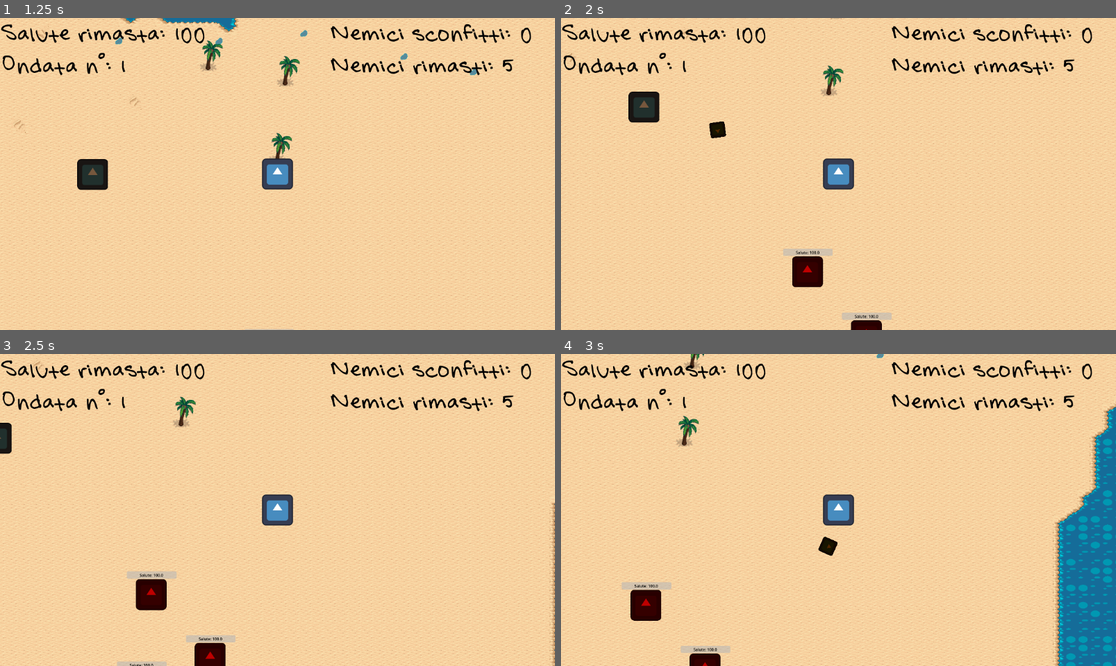
Above: before the commit, frames 1-4 (two rows, left to right).
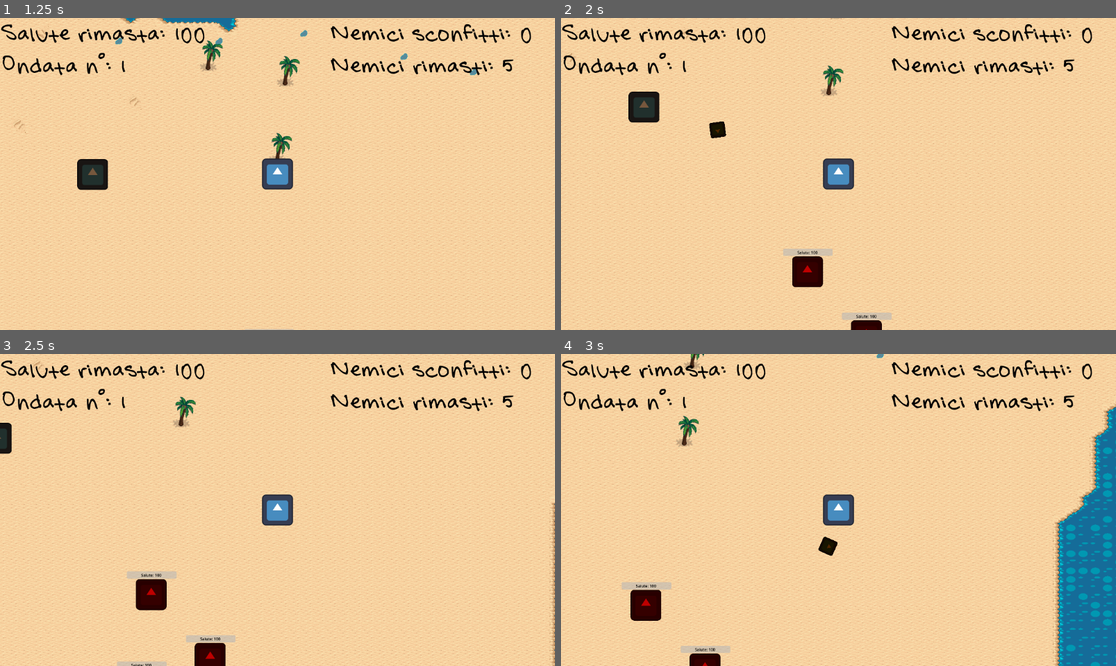
Above: after the commit, the same moments.

Repository: xMarcoMax/BeatchSlash
Game: Godot game, scene res://Scenes/level.tscn
Two runs of this game, one before a commit and one after it. Both use one fixed random seed, a clock stepped at 60 frames per second and the inputs below. The engine's default icon, where the game draws it, is replaced by a stand-in: a white triangle on a blue panel in a dark square.
Inputs (mouse positions are in pixels of both pictures, inside the frame that each line leads up to):
- Up to frame 1 (1.25 s): tap Enter at 0.5 s; move the mouse to (399, 158) at 0.52 s; hold Right (ui_right) from 0.53 s (still down); hold Space (run) from 0.53 s (still down)
- Up to frame 2 (2 s): move the mouse to (727, 189) at 1.27 s; release Right (ui_right) at 1.28 s; release Space (run) at 1.28 s; hold Down (ui_down) from 1.28 s (still down); right-click (727, 189) at 1.35 s
- Up to frame 3 (2.5 s): move the mouse to (333, 441) at 2.02 s; release Down (ui_down) at 2.03 s; hold Right (ui_right) from 2.03 s (still down); hold Space (run) from 2.03 s (still down)
- Up to frame 4 (3 s): move the mouse to (810, 572) at 2.77 s; release Right (ui_right) at 2.78 s; release Space (run) at 2.78 s; hold Up (ui_up) from 2.78 s (still down); right-click (810, 572) at 2.85 s

Frame 1 is identical in both runs. In frame 2, less than 0.1% of the frame differs, in the area x 42-58%, y 74-97%; in frame 3, less than 0.1%; in frame 4, 1.1%, in the area x 13-100%, y 19-100%.

Commit message:
Bozza timer di attesa tra un'ondata e l'altra

Diff:
--- a/Characters/enemy.tscn
+++ b/Characters/enemy.tscn
@@ -31,7 +31,6 @@
 show_percentage = false
 
 [node name="HP" type="Label" parent="."]
-anchors_preset = -1
 offset_left = -24.0
 offset_top = -92.0
 offset_right = 25.0
--- a/Characters/player.tscn
+++ b/Characters/player.tscn
@@ -26,11 +26,11 @@
 
 [sub_resource type="AnimationLibrary" id="AnimationLibrary_n8f0p"]
 _data = {
-"RESET": SubResource("Animation_i6o8t"),
-"attack_down": SubResource("Animation_gi8aj"),
-"attack_left": SubResource("Animation_hp3pg"),
-"attack_right": SubResource("Animation_gya7r"),
-"attack_up": SubResource("Animation_rpry7")
+&"RESET": SubResource("Animation_i6o8t"),
+&"attack_down": SubResource("Animation_gi8aj"),
+&"attack_left": SubResource("Animation_hp3pg"),
+&"attack_right": SubResource("Animation_gya7r"),
+&"attack_up": SubResource("Animation_rpry7")
 }
 
 [node name="Player" type="CharacterBody2D" groups=["player"]]
@@ -49,5 +49,5 @@
 
 [node name="AnimationPlayer" type="AnimationPlayer" parent="."]
 libraries = {
-"": SubResource("AnimationLibrary_n8f0p")
+&"": SubResource("AnimationLibrary_n8f0p")
 }
--- a/Scenes/level.tscn
+++ b/Scenes/level.tscn
@@ -1,15 +1,16 @@
-[gd_scene load_steps=19 format=4 uid="uid://bl61hfkyhdt23"]
+[gd_scene load_steps=20 format=4 uid="uid://bl61hfkyhdt23"]
 
 [ext_resource type="PackedScene" uid="uid://bwccdi1diecof" path="res://Characters/player.tscn" id="1_6bqah"]
-[ext_resource type="Script" path="res://Scripts/level.gd" id="1_nesj5"]
-[ext_resource type="Script" path="res://Scripts/enemy_spawn.gd" id="2_28emp"]
+[ext_resource type="Script" uid="uid://dsoesl8lamd66" path="res://Scripts/level.gd" id="1_nesj5"]
+[ext_resource type="Script" uid="uid://dd6cvvdyvi5si" path="res://Scripts/enemy_spawn.gd" id="2_28emp"]
 [ext_resource type="PackedScene" uid="uid://cgy5p47lpk3mu" path="res://Objects/hud.tscn" id="2_c5jan"]
-[ext_resource type="Script" path="res://Scripts/player.gd" id="2_oi1h6"]
+[ext_resource type="Script" uid="uid://bfmp7d82hfq72" path="res://Scripts/player.gd" id="2_oi1h6"]
 [ext_resource type="Texture2D" uid="uid://b7o6kaeiy5qfc" path="res://Assets/Tiles/sand.png" id="2_rfw8i"]
 [ext_resource type="PackedScene" uid="uid://b0kya84v0rrp1" path="res://Objects/projectiles.tscn" id="3_3qltc"]
+[ext_resource type="FontFile" uid="uid://ca1jm1oqv16by" path="res://Assets/Fonts/Summer.ttf" id="3_qxfql"]
 [ext_resource type="Texture2D" uid="uid://dv3ukkfsjy8a3" path="res://Assets/Tiles/beach-desert.png" id="3_x66pn"]
 [ext_resource type="PackedScene" uid="uid://rwfa2y1hi3hm" path="res://Characters/boyfriend.tscn" id="5_a1jco"]
-[ext_resource type="Script" path="res://Scripts/boyfriend.gd" id="6_gulnw"]
+[ext_resource type="Script" uid="uid://do0n1cb3kqcvw" path="res://Scripts/boyfriend.gd" id="6_gulnw"]
 
 [sub_resource type="RectangleShape2D" id="RectangleShape2D_7qgsd"]
 size = Vector2(641, 2077)
@@ -579,6 +580,24 @@
 
 [node name="HUD" parent="." instance=ExtResource("2_c5jan")]
 
+[node name="NextWave" type="Label" parent="HUD"]
+visible = false
+anchors_preset = -1
+anchor_left = 0.5
+anchor_top = 0.38
+anchor_right = 0.5
+anchor_bottom = 0.38
+offset_left = -209.5
+offset_top = -27.24
+offset_right = 209.5
+offset_bottom = 30.76
+grow_horizontal = 2
+grow_vertical = 2
+theme_override_colors/font_color = Color(0, 0, 0, 1)
+theme_override_fonts/font = ExtResource("3_qxfql")
+theme_override_font_sizes/font_size = 37
+text = "Prossima ondata tra"
+
 [node name="World" type="Node2D" parent="."]
 
 [node name="EnemySpawn" type="Area2D" parent="World"]
@@ -621,3 +640,9 @@
 [node name="Boyfriend" parent="." groups=["target"] instance=ExtResource("5_a1jco")]
 position = Vector2(804, -421)
 script = ExtResource("6_gulnw")
+
+[node name="NextWaveTimer" type="Timer" parent="."]
+wait_time = 5.0
+one_shot = true
+
+[connection signal="timeout" from="NextWaveTimer" to="." method="_on_next_wave_timer_timeout"]
--- a/Scripts/Formulas.gd
+++ b/Scripts/Formulas.gd
@@ -6,7 +6,7 @@
 	var wave = wave_real - 1
 	match type:
 		"enemies":
-			factor = 1.2
+			factor = 1.6
 			pass
 		"health":
 			factor = 1.1
@@ -14,5 +14,5 @@
 		"damage":
 			factor = 1.05
 			pass
-	var result = ceil(base * ( 1 + ( ( float(wave) /(cap+wave) ) )*factor ) )
+	var result = ceili(base * ( 1 + ( ( float(wave) /(cap+wave) ) )*factor ) )
 	return result
--- a/Scripts/enemy.gd
+++ b/Scripts/enemy.gd
@@ -1,20 +1,23 @@
 extends CharacterBody2D
 
-@export var speed = 100
-@export var target: CharacterBody2D
 @onready var ray_cast = $RayCast2D
 @onready var timer = $DeadTimer
 @onready var health = $HP
 @onready var progress_bar = $ProgressBar
 
+@export var speed = 100
+@export var target: CharacterBody2D
 @export var hp = 100
 @export var damage = 10
 
 signal defeated
+
+#Set target and initial hp bar value
 func _ready():
 	target = get_node("../Boyfriend")
 	progress_bar.max_value = hp;
 
+#Update visualized healt text on the health bar
 func _process(delta):
 	health.text = "Salute: 0" if hp <= 0 else "Salute: "+str(hp)
 	progress_bar.value = hp
@@ -28,6 +31,7 @@
 		velocity = position.direction_to(target.position) * speed
 	move_and_slide()
 
+#Set useful values for the enemy
 func set_spawn_values(target_body, hp_value, damage_value):
 	target = target_body
 	damage = damage_value
--- a/Scripts/level.gd
+++ b/Scripts/level.gd
@@ -4,6 +4,9 @@
 @onready var target = get_node("Boyfriend")
 @onready var spawn_area = $World/EnemySpawn
 @onready var hud = $HUD
+@onready var next_wave = $HUD/NextWave
+@onready var next_wave_timer = $NextWaveTimer
+
 const base_enemy_health = 100
 const base_enemy_damage = 10
 const base_enemy_number = 5
@@ -26,19 +29,31 @@
 	hud.set_defeated(defeated_total)
 	hud.set_remain(total_enemies)
 
+#Enemis spawn and check of completed wave
 func _process(delta):
 	spawn_enemy()
-	check_wave_completed()
+	check_all_eliminated()
+	if next_wave_timer.time_left > 0:
+		update_timer_text()
 
-func check_wave_completed():
-	if(total_enemies == defeated_level):
-		wave += 1
-		hud.set_wave(wave)
-		total_enemies = Formulas.calculate("enemies", wave, base_enemy_number)
-		remain = total_enemies
-		hud.set_remain(remain)
-		spawn_number = total_enemies
-		defeated_level = 0
+#Check if all enemies defeated and set timer to next wave
+func check_all_eliminated():
+	if(total_enemies == defeated_level and next_wave_timer.is_stopped()):
+		next_wave.visible = true
+		next_wave_timer.start()
+		update_timer_text()
+
+func update_timer_text():
+	next_wave.text = "Prossima ondata tra: " + str( ceili(next_wave_timer.time_left) )
+
+func set_next_wave():
+	wave += 1
+	hud.set_wave(wave)
+	total_enemies = Formulas.calculate("enemies", wave, base_enemy_number)
+	remain = total_enemies
+	hud.set_remain(remain)
+	spawn_number = total_enemies
+	defeated_level = 0
 
 func spawn_enemy():
 	if spawn_number > 0:
@@ -59,3 +74,7 @@
 	remain -= 1
 	hud.set_defeated(defeated_total)
 	hud.set_remain(remain)
+
+func _on_next_wave_timer_timeout():
+	next_wave.visible = false
+	set_next_wave()
--- a/project.godot
+++ b/project.godot
@@ -12,7 +12,7 @@
 
 config/name="Beatch Slash!"
 run/main_scene="res://Scenes/level.tscn"
-config/features=PackedStringArray("4.3", "Mobile")
+config/features=PackedStringArray("4.4", "Mobile")
 config/icon="res://Assets/icon.svg"
 
 [autoload]
Not shown, changed: Assets/Fonts/Roboto-Regular.ttf.import
Not shown, changed: Assets/Fonts/Summer.ttf.import
Not shown: 1 places in Characters/enemy.tscn that only renumber resources
Not shown: 1 places in Objects/hud.tscn that only renumber resources
Not shown: 1 places in Objects/projectiles.tscn that only renumber resources
Not shown, added: Scripts/Formulas.gd.uid
Not shown, added: Scripts/boyfriend.gd.uid
Not shown, added: Scripts/enemy.gd.uid
Not shown, added: Scripts/enemy_spawn.gd.uid
Not shown, added: Scripts/hud.gd.uid
Not shown, added: Scripts/level.gd.uid
Not shown, added: Scripts/player.gd.uid
(and 1 more such lines)
